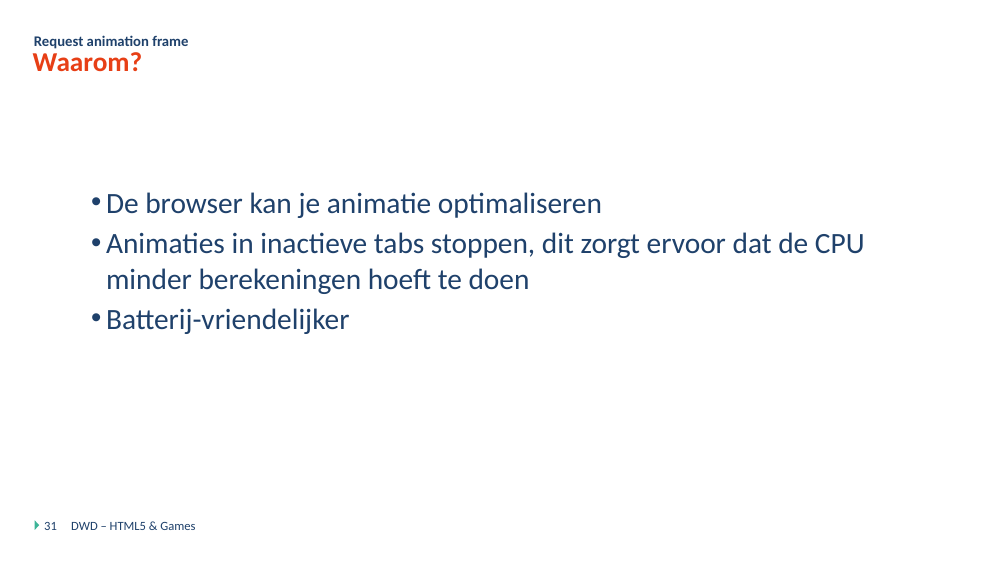
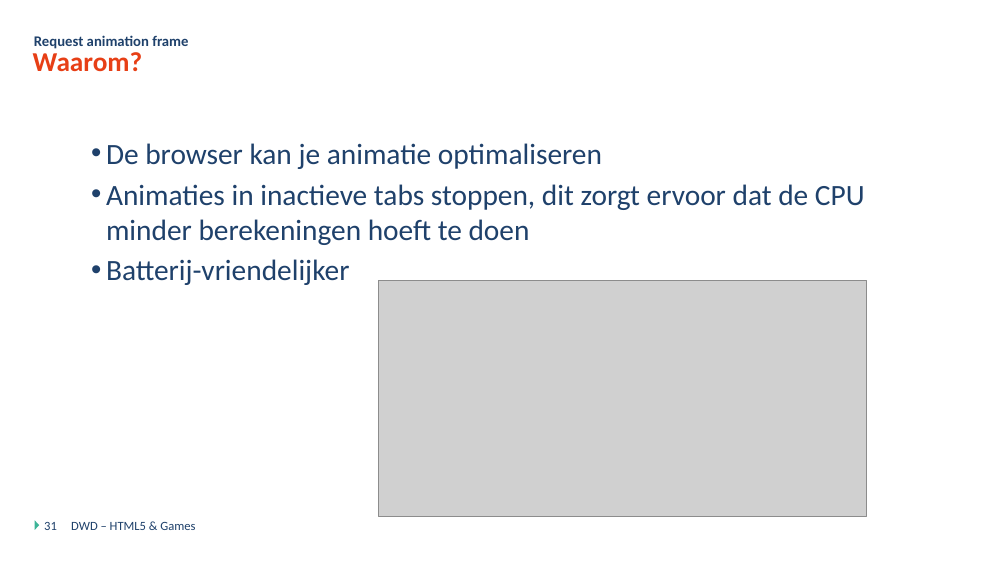
Before and after one commit to DmitriyVdE/Odisee_Bru_Dyn_Web_Dev_Opdracht, a slide deck: slide 31 of DWD - Javascript Games - Theorie.pptx. Drawn at 1008x567 pixels with LibreOffice and Linux fonts; fonts in the diff are those of the drawing; grey boxes stand for pictures; background and template pictures are left out. Boxes give left, top, right and bottom in pixels: in the first picture for what was removed or moved away, otherwise in the second. Text is boxed around its words. In the diff, an @@ line names an element or a change of style, - is before the commit and + after.

Commit message:
added pictures to some slides

```diff
--- a/DWD - Javascript Games - Theorie.pptx
+++ b/DWD - Javascript Games - Theorie.pptx
@@ text "De browser kan je animatie ...": place and size @@
-text "De browser kan je animatie ..." at (106, 192, 865, 334)
+text "De browser kan je animatie ..." at (106, 143, 865, 285)
@@ picture added at (379, 281, 867, 516) @@
```
Also in this commit, not shown: 1 other slide changed, 1 slide added.
